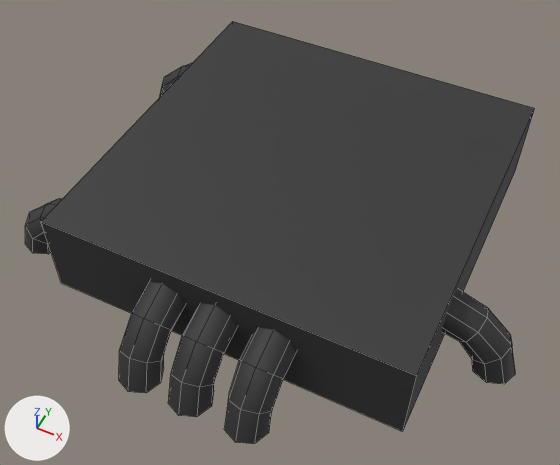
The FBX model Assets/FlawLizArt/Forge/forge_bottom.fbx, before and after one commit.
Camera for both pictures: a camera (50 mm lens) standing at (2.53, -5.67, 6.77) and looking at (-0.1, -0.41, 0.2). Arrows for +X, +Y and +Z are at lower left; the lights stay in place. Mesh edges are drawn as thin lines. Vertices at the same position are counted once.

Objects in the first picture: 'forge.bottom'.
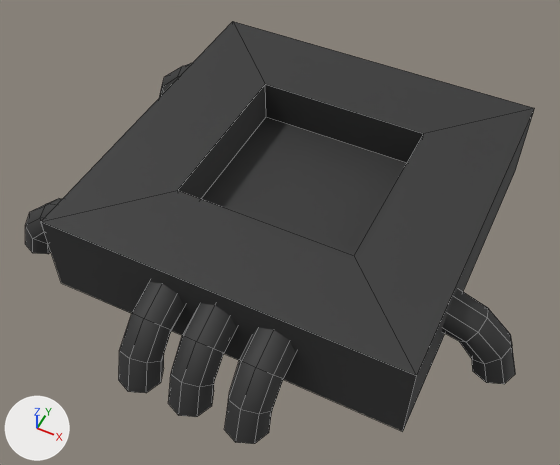
Scene script edits in JSON lines:
```json
{"block": "me_cube_006", "where": "# used by ob_forge_bottom; location = (0.0, 0.0, 0.0)"}
{"op": "remove", "block": "me_cube_006", "code": "me_cube_006.from_pydata(...)  # 264 vertices, 214 faces; spans x -2.81..2.79, y -2.8..2.78, z -0.03..1.0"}
{"op": "add", "block": "me_cube_006", "code": "me_cube_006.from_pydata(...)  # 272 vertices, 222 faces; spans x -2.81..2.79, y -2.8..2.78, z -0.03..1.0"}
{"block": "me_cube_006", "change": "me_cube_006 part 1"}
{"block": "me_cube_006", "change": "1 face is deleted"}
{"block": "me_cube_006", "change": "8 vertices are added at x -1.0..1.0, y -1.0..1.0, z 0.5..1.0"}
{"block": "me_cube_006", "change": "9 new faces join them"}
```

Boxes (x1, y1, x2, y2) around the edits, measured in the pictures (560 x 465 px):
```json
{"part": 1, "of": "me_cube_006", "change": "built on", "before": [174, 25, 426, 261], "after": [174, 25, 426, 261]}
```
